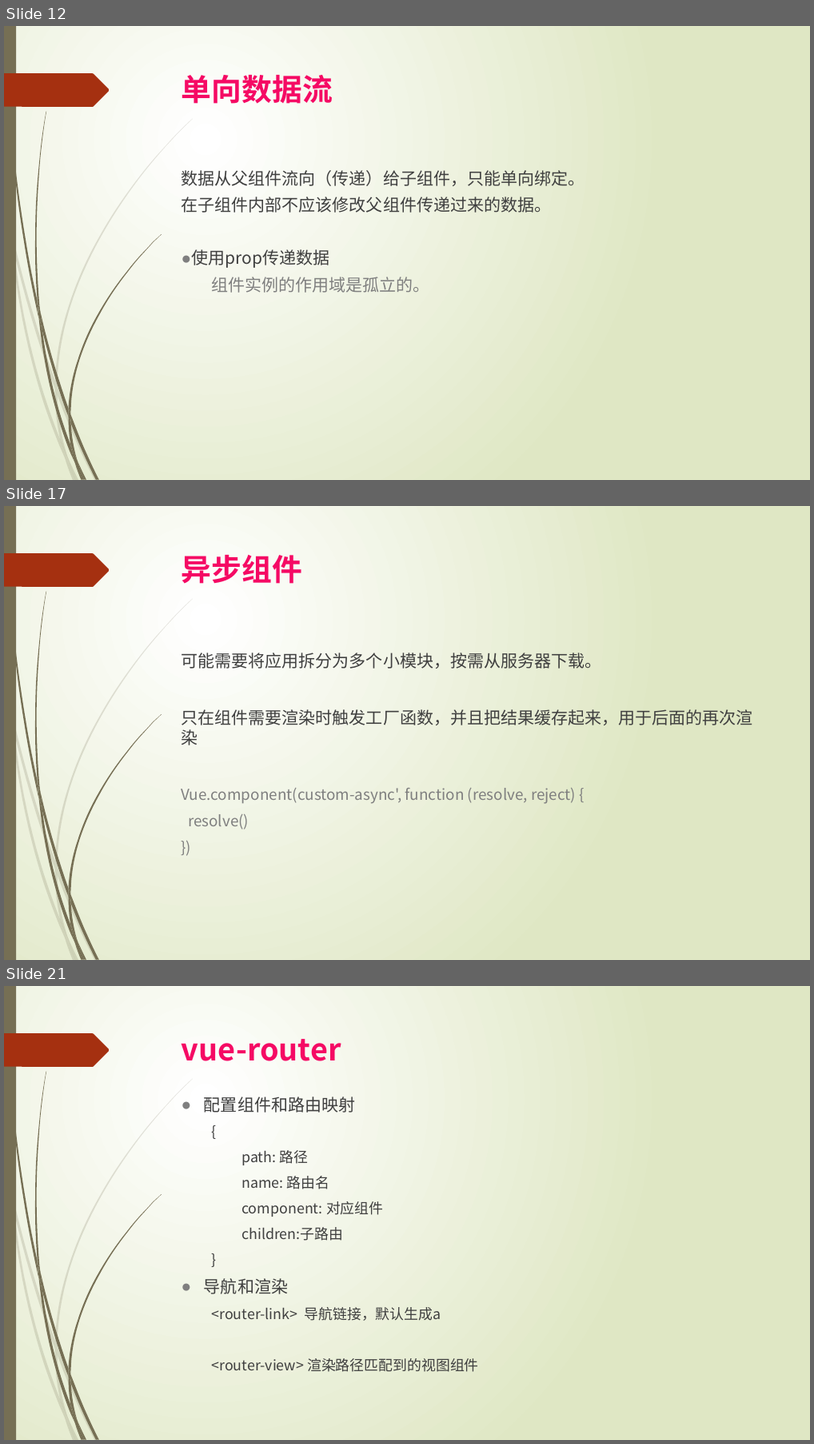
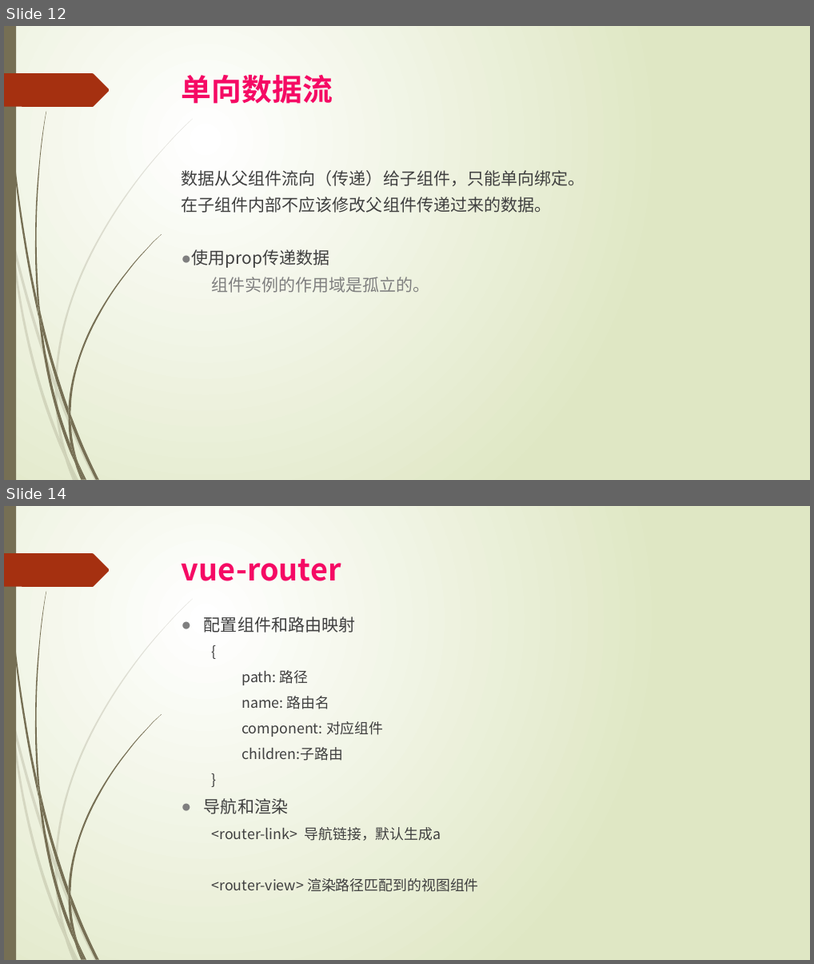
Before and after one commit to zhenzhen0321/qishoucode, a slide deck: vue分享.pptx. Shown one above the other, each under a label of ours: slides 12, 17 and 21 before the commit, slides 12 and 14 after it; the slides between them are not shown. The pictures are 814x1444 and 814x964 pixels, drawn with LibreOffice and Linux fonts; fonts in the diff are those of the drawing. Boxes give left, top, right and bottom in pixels: in the first picture for what was removed or moved away, otherwise in the second. Text is boxed around its words. In the diff, an @@ line names an element or a change of style, - is before the commit and + after.

```diff
--- a/vue分享.pptx
+++ b/vue分享.pptx
@@ slide 17 removed at <box>4,506,810,960</box>, background gradient #FFFFFF to #DFE8C4; not listed: 24 template elements that a slide beside it also shows @@
@@ title removed at <box>182,555,302,584</box> @@
-异步组件
@@ text removed at <box>182,652,754,829</box> @@
-  可能需要将应用拆分为多个小模块，按需从服务器下载。
-  只在组件需要渲染时触发工厂函数，并且把结果缓存起来，用于后面的再次渲染
-  Vue.component(custom-async', function (resolve, reject) {
-  resolve()
-  })
@@ what was slide 21 is now slide 14 @@
```
Also in this commit, not shown: 3 slides changed, 1 slide added, 7 other slides removed, 1 other file.
